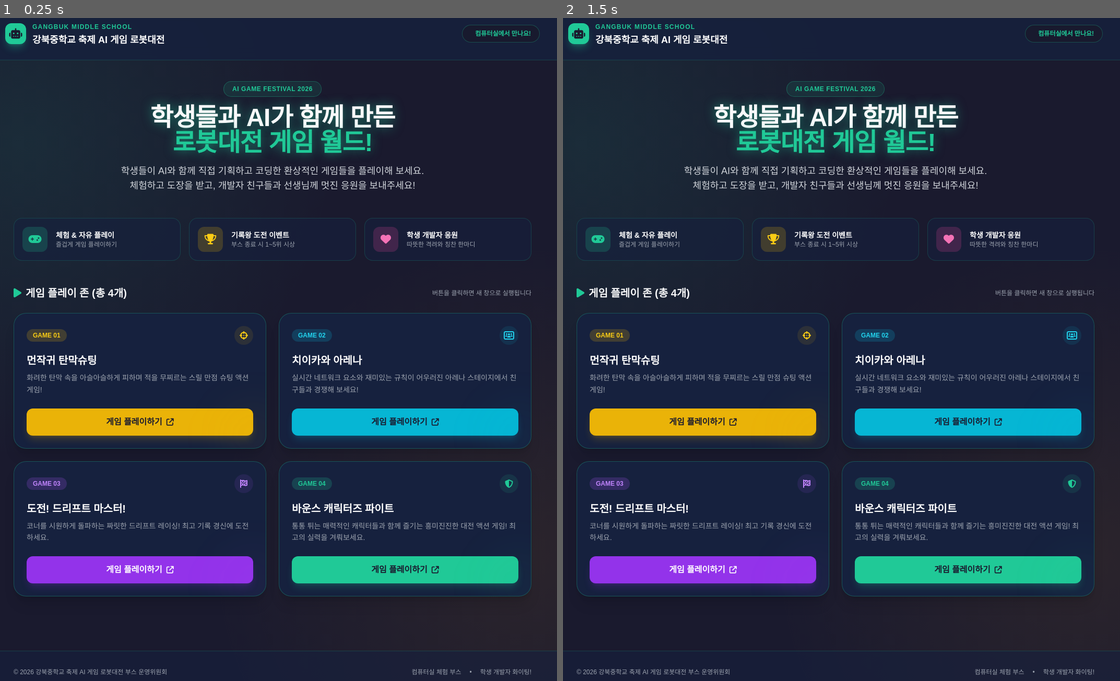
Above: before the commit, frames 1-2 (left to right).
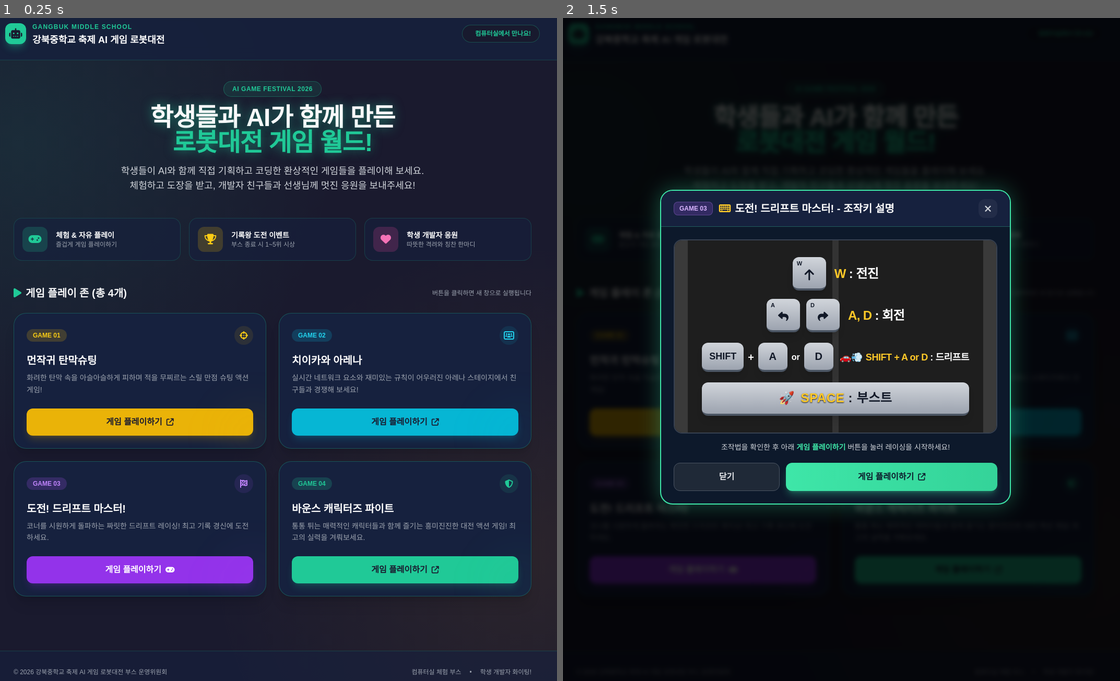
Above: after the commit, the same moments.

Repository: choiwoo179-glitch/Booth_aigamerobotfight
Game: browser game, page index.html
The game is run twice, just before and just after one commit, with the same random seed, the same clock (stepped at 60 frames per second) and the same inputs.
Inputs (mouse positions are in pixels of both pictures, inside the frame that each line leads up to):
- Up to frame 1 (0.25 s): no input
- Up to frame 2 (1.5 s): click (702, 568) at 1.27 s, where only the run after the commit has a clickable "게임 플레이하기"

The runs differ from the first frame. In frame 1, less than 0.1% of the frame differs, in the area x 18-32%, y 82-84%; in frame 2, 86%, in the area x 0-100%, y 0-100%.

Commit message:
Add files via upload

Diff:
--- a/index.html
+++ b/index.html
@@ -190,11 +190,11 @@
                         코너를 시원하게 돌파하는 짜릿한 드리프트 레이싱! 최고 기록 경신에 도전하세요.
                     </p>
                 </div>
-                <a href="https://gd.games/sehoshim/amiable-jail" target="_blank" rel="noopener noreferrer"
-                   class="w-full py-3.5 px-4 bg-purple-600 hover:bg-purple-500 text-white font-extrabold rounded-xl transition-all flex items-center justify-center gap-2 shadow-lg shadow-purple-600/20">
+                <button type="button" onclick="openDriftModal()"
+                   class="w-full py-3.5 px-4 bg-purple-600 hover:bg-purple-500 text-white font-extrabold rounded-xl transition-all flex items-center justify-center gap-2 shadow-lg shadow-purple-600/20 cursor-pointer">
                     <span>게임 플레이하기</span>
-                    <i class="fa-solid fa-arrow-up-right-from-square text-sm"></i>
-                </a>
+                    <i class="fa-solid fa-gamepad text-sm"></i>
+                </button>
             </div>
 
             <!-- 4. 바운스 캐릭터즈 파이트 -->
@@ -222,6 +222,113 @@
         </div>
 
     </main>
+
+    <!-- 도전! 드리프트 마스터! 조작키 설명 모달 윈도우 -->
+    <div id="driftModal" class="fixed inset-0 z-50 hidden items-center justify-center bg-black/80 backdrop-blur-sm p-4 transition-opacity" onclick="closeDriftModalOnBackdrop(event)">
+        <div class="relative w-full max-w-2xl bg-[#0D192B] border-2 border-[#3EE6A8] rounded-3xl shadow-[0_0_40px_rgba(62,230,168,0.35)] overflow-hidden transform transition-all" onclick="event.stopPropagation()">
+            <!-- 모달 상단 헤더 -->
+            <div class="flex items-center justify-between px-6 py-4 bg-[#16213e] border-b border-[#3EE6A8]/30">
+                <div class="flex items-center gap-3">
+                    <span class="px-2.5 py-1 rounded-lg bg-purple-500/20 text-purple-300 text-xs font-bold font-orbitron border border-purple-400/30">GAME 03</span>
+                    <h3 class="text-lg sm:text-xl font-extrabold text-white flex items-center gap-2">
+                        <i class="fa-solid fa-keyboard text-[#FFC928]"></i>
+                        <span>도전! 드리프트 마스터! - 조작키 설명</span>
+                    </h3>
+                </div>
+                <button type="button" onclick="closeDriftModal()" aria-label="닫기" class="w-9 h-9 rounded-xl bg-white/5 hover:bg-red-500/20 text-gray-300 hover:text-red-400 flex items-center justify-center transition-colors">
+                    <i class="fa-solid fa-xmark text-lg"></i>
+                </button>
+            </div>
+
+            <!-- 모달 본문: 조작키 설명 이미지 및 대체 픽셀 키캡 안내 -->
+            <div class="p-6">
+                <div class="relative rounded-2xl overflow-hidden border-2 border-gray-700 bg-[#1c1c1c] shadow-inner">
+                    <!-- 업로드된 이미지 표시 (image_6ead78.jpg) -->
+                    <img src="image_6ead78.jpg"
+                         alt="도전! 드리프트 마스터! 조작키 설명 (W: 전진, A/D: 회전, SHIFT+A or D: 드리프트, SPACE: 부스트)"
+                         class="w-full h-auto block object-contain"
+                         onerror="this.style.display='none'; document.getElementById('driftFallbackGuide').classList.remove('hidden');">
+
+                    <!-- 이미지 파일이 없을 경우를 위한 픽셀 아케이드 스타일 대체 UI -->
+                    <div id="driftFallbackGuide" class="hidden relative py-8 px-4 sm:px-8 bg-[#1e1e1e] text-white select-none overflow-hidden" style="background-image: linear-gradient(90deg, #3a3a3a 0%, #3a3a3a 4%, #1e1e1e 4%, #1e1e1e 49%, #333 49%, #333 51%, #1e1e1e 51%, #1e1e1e 96%, #3a3a3a 96%, #3a3a3a 100%);">
+                        <div class="max-w-lg mx-auto space-y-4 font-extrabold">
+                            <!-- W : 전진 -->
+                            <div class="flex items-center justify-center gap-4">
+                                <div class="w-16 h-16 rounded-xl bg-gradient-to-b from-gray-300 to-gray-400 border-b-4 border-gray-600 text-gray-900 flex flex-col items-center justify-center shadow-lg relative">
+                                    <span class="absolute top-1 left-2 text-[11px] font-black">W</span>
+                                    <i class="fa-solid fa-arrow-up text-2xl mt-2"></i>
+                                </div>
+                                <div class="text-xl sm:text-2xl tracking-tight">
+                                    <span class="text-[#FFC928]">W</span> : 전진
+                                </div>
+                            </div>
+
+                            <!-- A, D : 회전 -->
+                            <div class="flex items-center justify-center gap-3">
+                                <div class="w-16 h-16 rounded-xl bg-gradient-to-b from-gray-300 to-gray-400 border-b-4 border-gray-600 text-gray-900 flex flex-col items-center justify-center shadow-lg relative">
+                                    <span class="absolute top-1 left-2 text-[11px] font-black">A</span>
+                                    <i class="fa-solid fa-reply text-xl mt-2"></i>
+                                </div>
+                                <div class="w-16 h-16 rounded-xl bg-gradient-to-b from-gray-300 to-gray-400 border-b-4 border-gray-600 text-gray-900 flex flex-col items-center justify-center shadow-lg relative">
+                                    <span class="absolute top-1 left-2 text-[11px] font-black">D</span>
+                                    <i class="fa-solid fa-share text-xl mt-2"></i>
+                                </div>
+                                <div class="text-xl sm:text-2xl tracking-tight pl-1">
+                                    <span class="text-[#FFC928]">A, D</span> : 회전
+                                </div>
+                            </div>
+
+                            <!-- SHIFT + A or D : 드리프트 -->
+                            <div class="flex flex-wrap items-center justify-center gap-2 pt-1">
+                                <div class="px-3.5 h-14 rounded-xl bg-gradient-to-b from-gray-300 to-gray-400 border-b-4 border-gray-600 text-gray-900 flex items-center justify-center text-base sm:text-lg font-black shadow-lg">
+                                    SHIFT
+                                </div>
+                                <span class="text-xl font-black">+</span>
+                                <div class="w-14 h-14 rounded-xl bg-gradient-to-b from-gray-300 to-gray-400 border-b-4 border-gray-600 text-gray-900 flex items-center justify-center text-xl font-black shadow-lg">
+                                    A
+                                </div>
+                                <span class="text-base font-black">or</span>
+                                <div class="w-14 h-14 rounded-xl bg-gradient-to-b from-gray-300 to-gray-400 border-b-4 border-gray-600 text-gray-900 flex items-center justify-center text-xl font-black shadow-lg">
+                                    D
+                                </div>
+                                <div class="text-base sm:text-lg tracking-tight pl-1 flex items-center gap-1.5">
+                                    <span>🚗💨</span>
+                                    <span><span class="text-[#FFC928]">SHIFT + A or D</span> : 드리프트</span>
+                                </div>
+                            </div>
+
+                            <!-- SPACE : 부스트 -->
+                            <div class="pt-1">
+                                <div class="w-full h-16 rounded-xl bg-gradient-to-b from-gray-300 to-gray-400 border-b-4 border-gray-600 flex items-center justify-center gap-3 shadow-lg">
+                                    <span class="text-2xl">🚀</span>
+                                    <span class="text-xl sm:text-2xl font-black tracking-wide text-gray-900">
+                                        <span class="text-[#FFC928] drop-shadow-[0_1px_1px_rgba(0,0,0,0.9)]">SPACE</span> : 부스트
+                                    </span>
+                                </div>
+                            </div>
+                        </div>
+                    </div>
+                </div>
+
+                <p class="text-center text-xs sm:text-sm text-gray-300 mt-4">
+                    조작법을 확인한 후 아래 <span class="text-[#3EE6A8] font-bold">게임 플레이하기</span> 버튼을 눌러 레이싱을 시작하세요!
+                </p>
+
+                <!-- 모달 하단 액션 버튼 영역 -->
+                <div class="mt-5 flex flex-col sm:flex-row gap-3">
+                    <button type="button" onclick="closeDriftModal()"
+                            class="sm:w-1/3 py-3.5 px-4 bg-gray-800 hover:bg-gray-700 text-gray-200 font-bold rounded-xl border border-gray-600 transition-all cursor-pointer">
+                        닫기
+                    </button>
+                    <a href="https://gd.games/sehoshim/amiable-jail" target="_blank" rel="noopener noreferrer" onclick="closeDriftModal()"
+                       class="sm:w-2/3 py-3.5 px-6 bg-gradient-to-r from-[#3EE6A8] to-emerald-400 hover:from-emerald-300 hover:to-[#3EE6A8] text-[#0D192B] font-black text-base rounded-xl transition-all flex items-center justify-center gap-2 shadow-lg shadow-[#3EE6A8]/30">
+                        <span>게임 플레이하기</span>
+                        <i class="fa-solid fa-arrow-up-right-from-square text-sm"></i>
+                    </a>
+                </div>
+            </div>
+        </div>
+    </div>
 
     <!-- 하단 푸터 -->
     <footer class="w-full py-8 mt-16 bg-[#16213e]/60 border-t border-robotMint/20 text-center text-xs text-gray-400">
@@ -235,5 +342,34 @@
         </div>
     </footer>
 
+    <!-- 조작키 모달 제어 스크립트 -->
+    <script>
+        function openDriftModal() {
+            const modal = document.getElementById('driftModal');
+            modal.classList.remove('hidden');
+            modal.classList.add('flex');
+            document.body.style.overflow = 'hidden';
+        }
+
+        function closeDriftModal() {
+            const modal = document.getElementById('driftModal');
+            modal.classList.add('hidden');
+            modal.classList.remove('flex');
+            document.body.style.overflow = '';
+        }
+
+        function closeDriftModalOnBackdrop(event) {
+            if (event.target.id === 'driftModal') {
+                closeDriftModal();
+            }
+        }
+
+        document.addEventListener('keydown', function(event) {
+            if (event.key === 'Escape') {
+                closeDriftModal();
+            }
+        });
+    </script>
+
 </body>
 </html>
